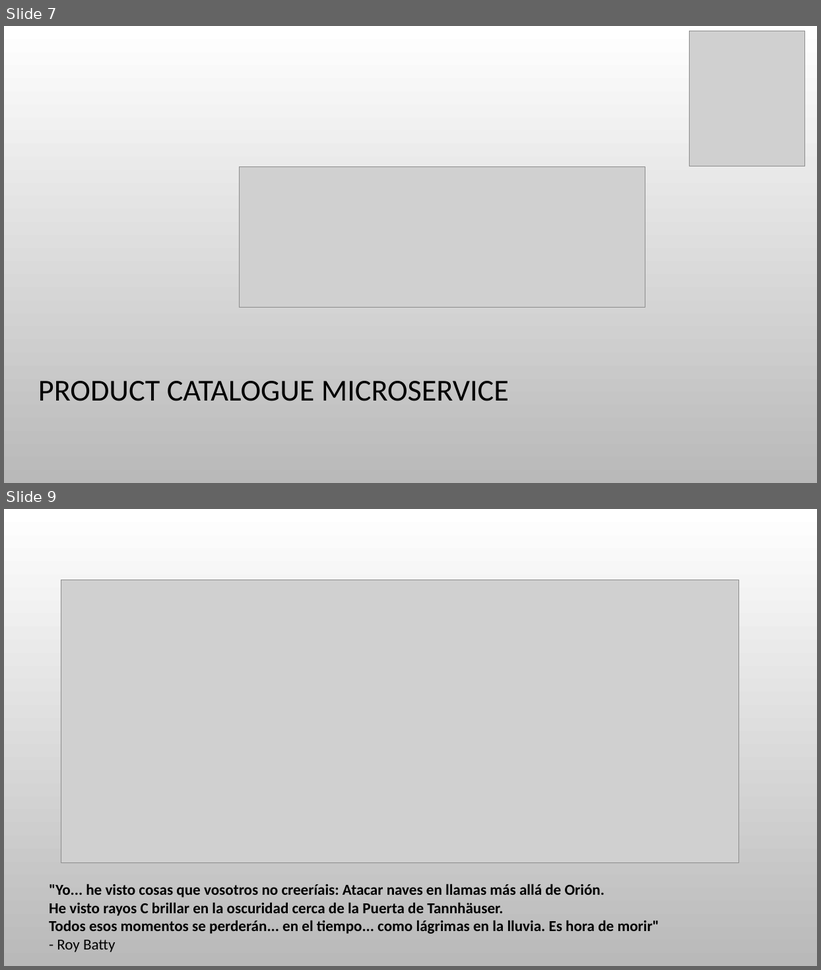
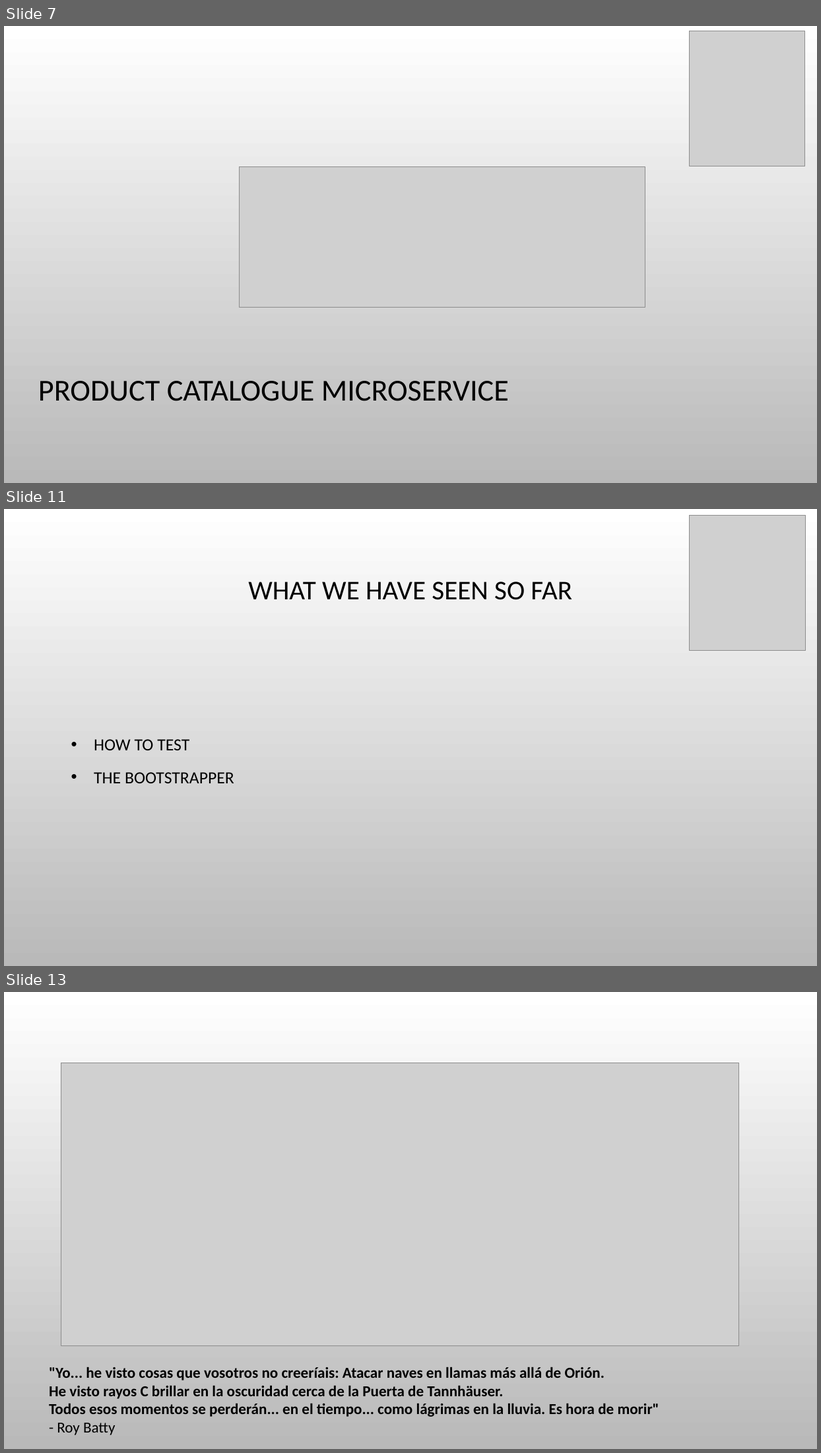
Before and after one commit to snavarropino/nancyFxSession, a slide deck: nancyFx.pptx. Shown one above the other, each under a label of ours: slides 7 and 9 before the commit, slides 7, 11 and 13 after it; the slides between them are not shown. The pictures are 821x970 and 821x1453 pixels, drawn with LibreOffice and Linux fonts; fonts in the diff are those of the drawing; grey boxes stand for pictures; background and template pictures are left out. Boxes give left, top, right and bottom in pixels: in the first picture for what was removed or moved away, otherwise in the second. Text is boxed around its words. In the diff, an @@ line names an element or a change of style, - is before the commit and + after.

```diff
--- a/nancyFx.pptx
+++ b/nancyFx.pptx
@@ slide 11 added at bbox=[4, 509, 817, 966], background picture (left out) @@
@@ picture added at bbox=[690, 515, 805, 650] @@
@@ title added at bbox=[248, 582, 572, 600], 32 pt, text #000000 @@
+WHAT WE HAVE SEEN SO FAR
@@ text added at bbox=[94, 739, 234, 784], 20 pt, text #000000 @@
+• HOW TO TEST
+• THE BOOTSTRAPPER
@@ what was slide 9 is now slide 13 @@
```
Also in this commit, not shown: 1 slide changed, 3 other slides added, 6 other files.
